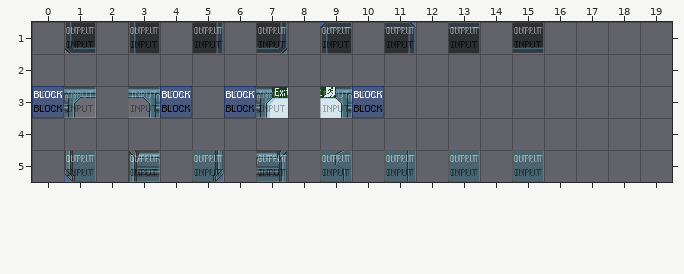
Tiled map, stored at rules/autocollision_floor.tmx. Above, as it was before the edit.
Cells are 32x32 px. Shown: x 0..19, y 1..5.
The result:
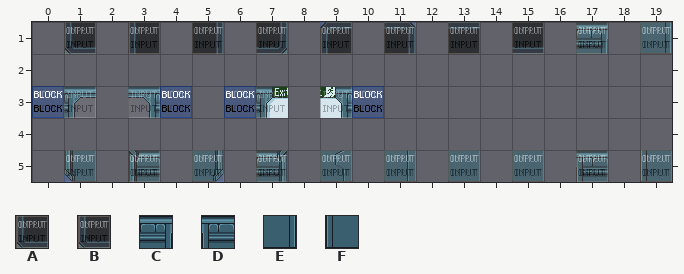
Key: from "mapUtilities": A 9, B 11; from "scifi_space_rpg_tiles_lpcized_": C 284, D 287, E 302, F 305.
_ is an empty cell.
See-through tiles are keyed as they look on the map.
Changes in this commit:
Changed rows in their new state; . is an unchanged cell.
Layer "input_floor":
first column x 17:
1 C.E
first column x 17:
5 D.F
Layer "regions_output":
first column x 17:
1 B.B
first column x 17:
5 B.B
Layer "regions_input":
first column x 17:
1 A.A
first column x 17:
5 A.A
Where, in picture pixels (left, top, right, bottom), the same in both pictures:
added: (576, 22, 608, 54)
added: (640, 22, 672, 54)
added: (576, 150, 608, 182)
added: (640, 150, 672, 182)
